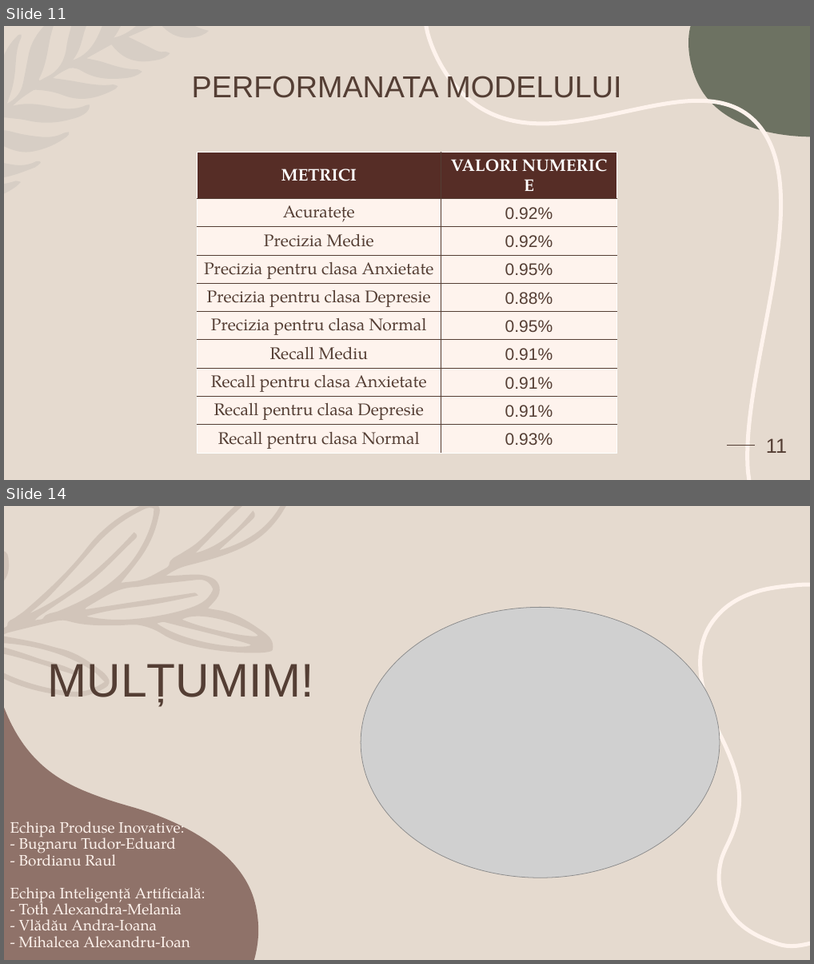
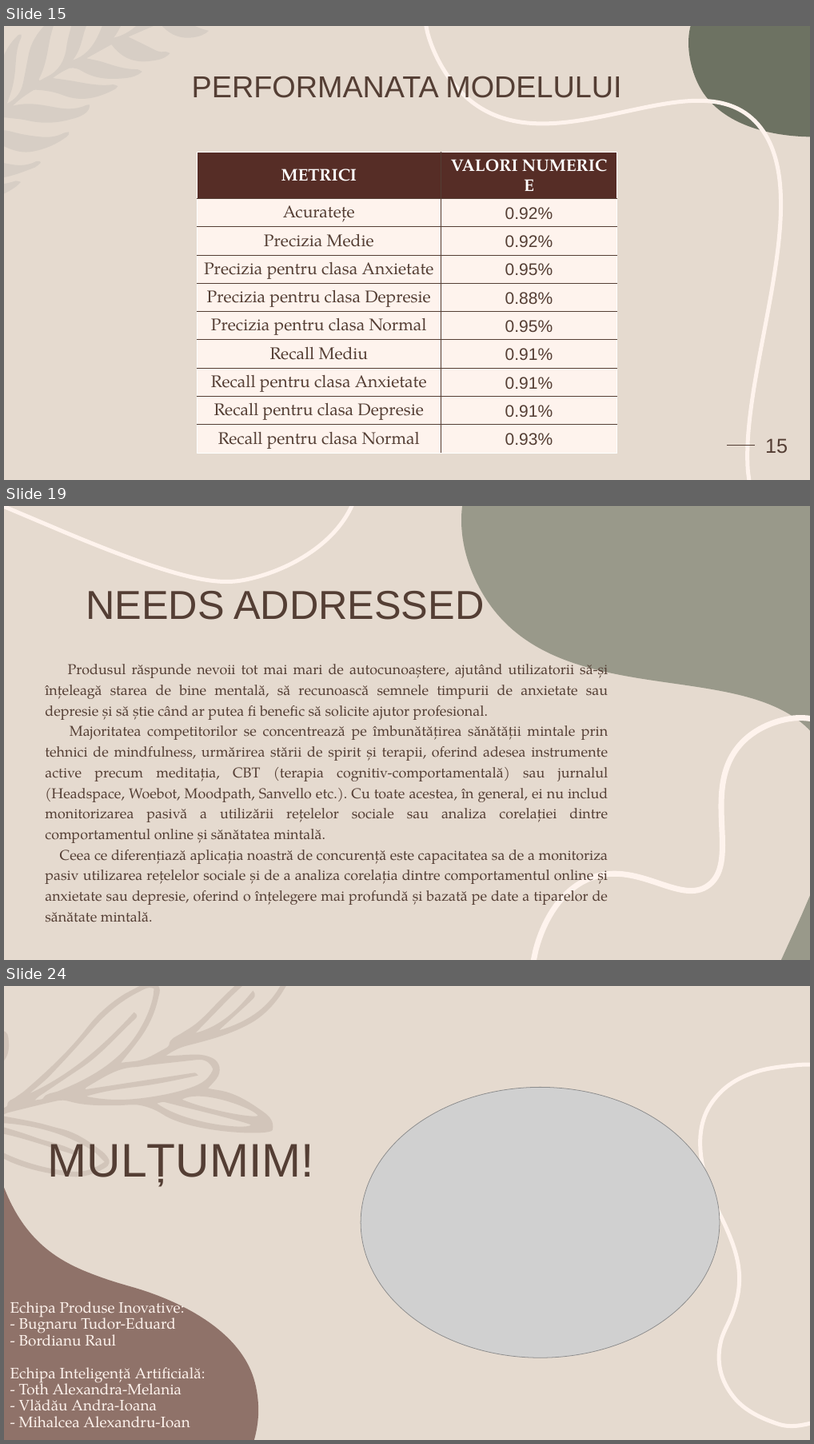
Before and after one commit to Alexandra7a/FuzzyMinds, a slide deck: docs/Teen Mental Health Presentation.pptx. Shown one above the other, each under a label of ours: slides 11 and 14 before the commit, slides 15, 19 and 24 after it; the slides between them are not shown. The pictures are 814x964 and 814x1444 pixels, drawn with LibreOffice and Linux fonts; fonts in the diff are those of the drawing; grey boxes stand for pictures. Boxes give left, top, right and bottom in pixels: in the first picture for what was removed or moved away, otherwise in the second. Text is boxed around its words. In the diff, an @@ line names an element or a change of style, - is before the commit and + after.

```diff
--- a/docs/Teen Mental Health Presentation.pptx
+++ b/docs/Teen Mental Health Presentation.pptx
@@ slide 19 added at bbox=[4, 506, 810, 960], background #E5DACF @@
@@ freeform shape added at bbox=[4, 506, 353, 582], outline #FEF3ED 4.75 pt @@
@@ freeform shape added at bbox=[462, 506, 810, 960], fill #99998A @@
@@ title added at bbox=[86, 587, 484, 620], 48 pt, text #543E34 @@
+NEEDS ADDRESSED
@@ text added at bbox=[45, 659, 609, 922], 17 pt, text #543E34 @@
+Produsul răspunde nevoii tot mai mari de autocunoaștere, ajutând utilizatorii să-și înțeleagă starea de bine mentală, să recunoască semnele timpurii de anxietate sau depresie și să știe când ar putea fi benefic să solicite ajutor profesional.
+Majoritatea competitorilor se concentrează pe îmbunătățirea sănătății mintale prin tehnici de mindfulness, urmărirea stării de spirit și terapii, oferind adesea instrumente active precum meditația, CBT (terapia cognitiv-comportamentală) sau jurnalul (Headspace, Woebot, Moodpath, Sanvello etc.). Cu toate acestea, în general, ei nu includ monitorizarea pasivă a utilizării rețelelor sociale sau analiza corelației dintre comportamentul online și sănătatea mintală.
+Ceea ce diferențiază aplicația noastră de concurență este capacitatea sa de a monitoriza pasiv utilizarea rețelelor sociale și de a analiza corelația dintre comportamentul online și anxietate sau depresie, oferind o înțelegere mai profundă și bazată pe date a tiparelor de sănătate mintală.
@@ freeform shape added at bbox=[534, 718, 810, 960], outline #FEF3ED 6.75 pt @@
@@ what was slide 11 is now slide 15 @@
@@ page number at bbox=[766, 438, 788, 452]: text changed @@
-11
+15
@@ what was slide 14 is now slide 24 @@
```
Also in this commit, not shown: 5 slides changed, 11 other slides added, 2 slides removed, 1 other file.
